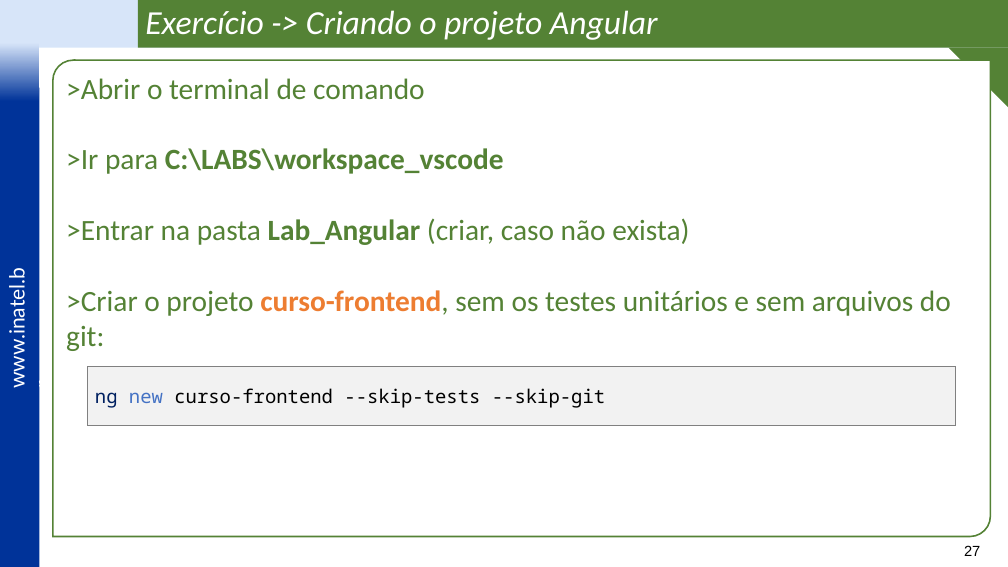
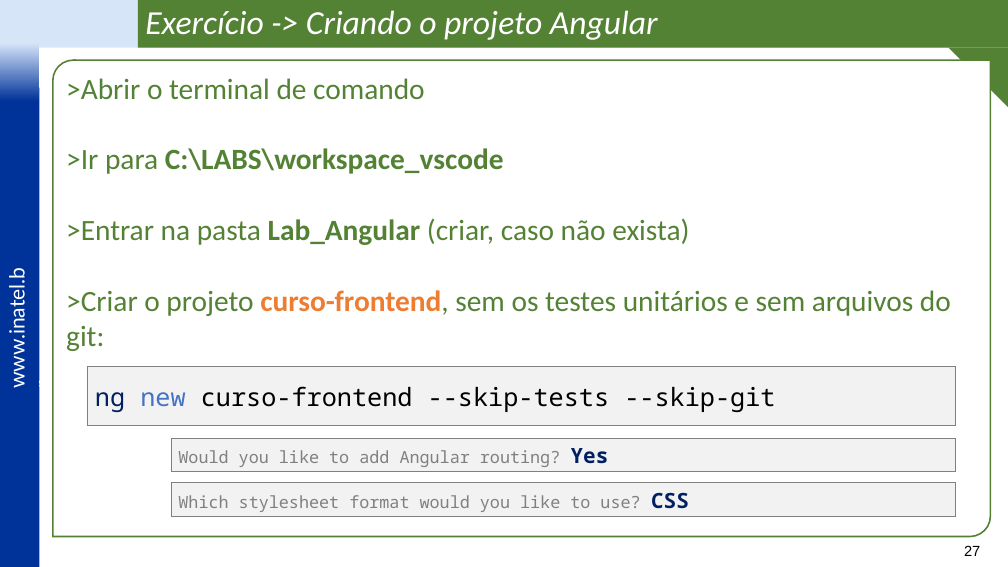
Before and after one commit to vitor-figueiredo/Lab_Angular, a slide deck: slide 27 of _docs/Lab_Angular - Frontend com Angular -v3.pptx. Drawn at 1008x567 pixels with LibreOffice and Linux fonts; fonts in the diff are those of the drawing; background and template pictures are left out. Boxes give left, top, right and bottom in pixels: in the first picture for what was removed or moved away, otherwise in the second. Text is boxed around its words. In the diff, an @@ line names an element or a change of style, - is before the commit and + after.

```diff
--- a/_docs/Lab_Angular - Frontend com Angular -v3.pptx
+++ b/_docs/Lab_Angular - Frontend com Angular -v3.pptx
@@ rectangle "ng new curso-frontend --skip-tests --skip-git" at [88, 366, 956, 426]: size 18 to 24 pt @@
@@ rectangle added at [171, 439, 955, 473], fill #F2F2F2, outline #808080 1 pt, 16 pt, text #808080 @@
+Would you like to add Angular routing? Yes
@@ rectangle added at [171, 483, 955, 517], fill #F2F2F2, outline #808080 1 pt, 16 pt, text #808080 @@
+Which stylesheet format would you like to use? CSS
```
Also in this commit, not shown: 13 other slides changed, 26 slides added, 2 slides removed, 31 other files.
